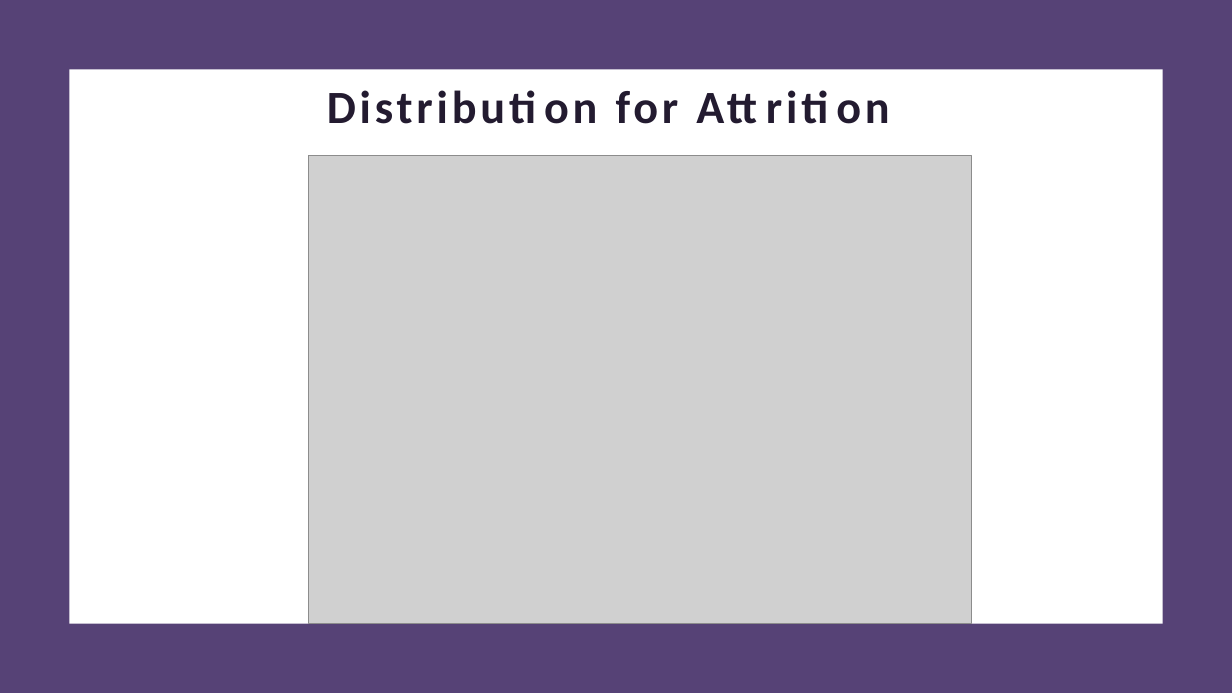
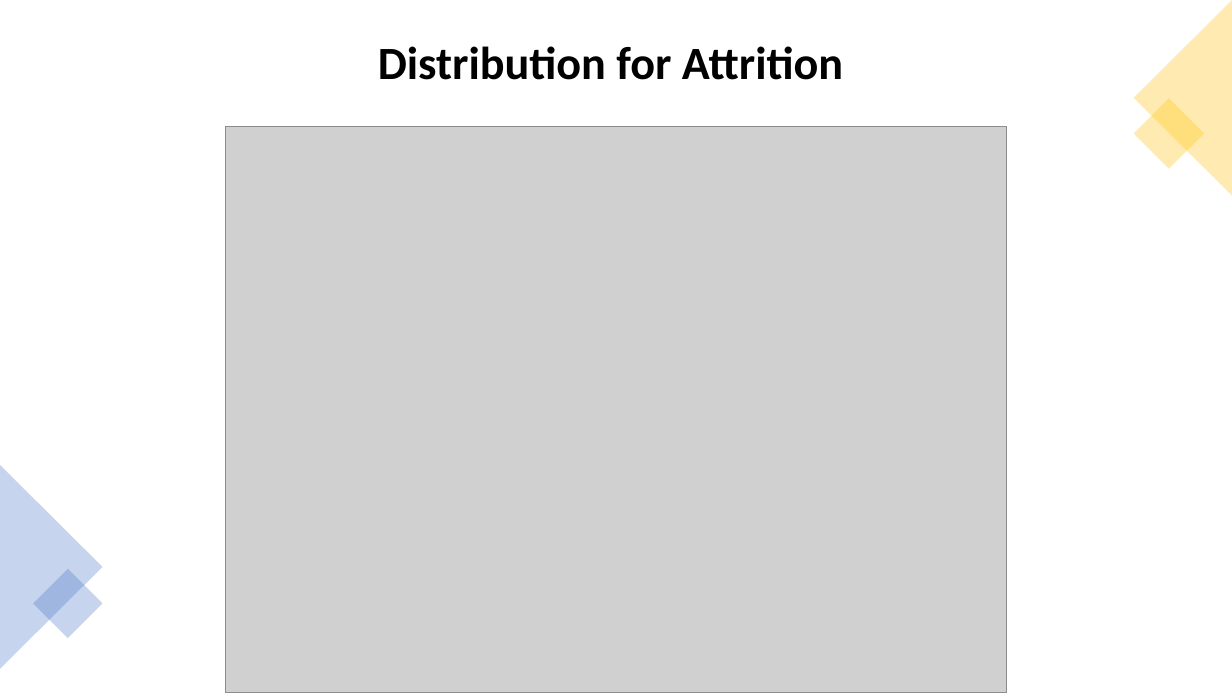
Before and after one commit to GraduateSchoolWork/CaseStudy2_DDS, a slide deck: slide 4 of DDS_Project_2_Presentation.pptx. Drawn at 1232x693 pixels with LibreOffice and Linux fonts; fonts in the diff are those of the drawing; grey boxes stand for pictures. Boxes give left, top, right and bottom in pixels: in the first picture for what was removed or moved away, otherwise in the second. Text is boxed around its words. In the diff, an @@ line names an element or a change of style, - is before the commit and + after.

```diff
--- a/DDS_Project_2_Presentation.pptx
+++ b/DDS_Project_2_Presentation.pptx
@@ rectangle removed at box(0, 0, 1232, 693) @@
@@ triangle added at box(1134, 0, 1232, 196), fill #FFC000 at 30% opacity @@
@@ title "Distribution for Attrition": place and size @@
-title "Distribution for Attrition" at box(616, 91, 679, 124)
+title "Distribution for Attrition" at box(378, 46, 843, 80)
@@ title "Distribution for Attrition" at box(378, 46, 843, 80): text colour #231B30 to #000000, letter spacing 3 to 0 pt; vertical alignment bottom to middle @@
@@ rectangle removed at box(69, 69, 1163, 624) @@
@@ rectangle added at box(1134, 99, 1204, 169), fill #FFC000 at 30% opacity @@
@@ picture: place and size @@
-picture at box(309, 155, 971, 624)
+picture at box(226, 127, 1007, 693)
@@ triangle added at box(0, 465, 103, 669), fill #4472C4 at 30% opacity @@
@@ rectangle added at box(33, 568, 103, 638), fill #4472C4 at 30% opacity @@
```
Also in this commit, not shown: 6 other slides changed, 13 slides added, 3 slides removed.
